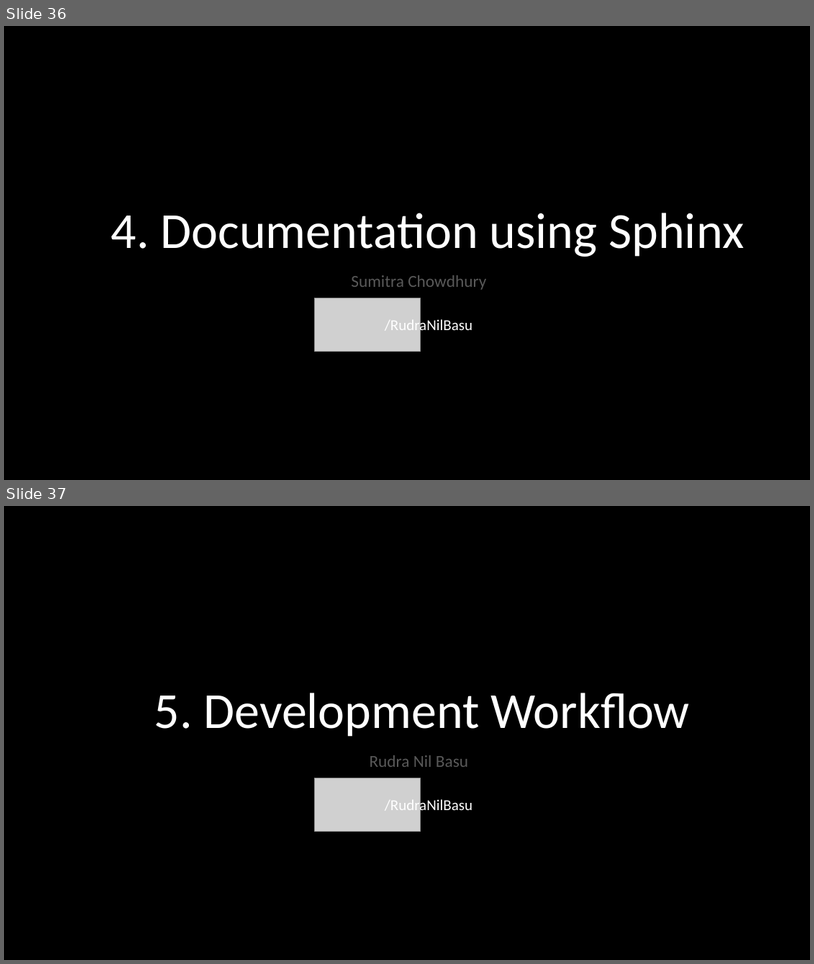
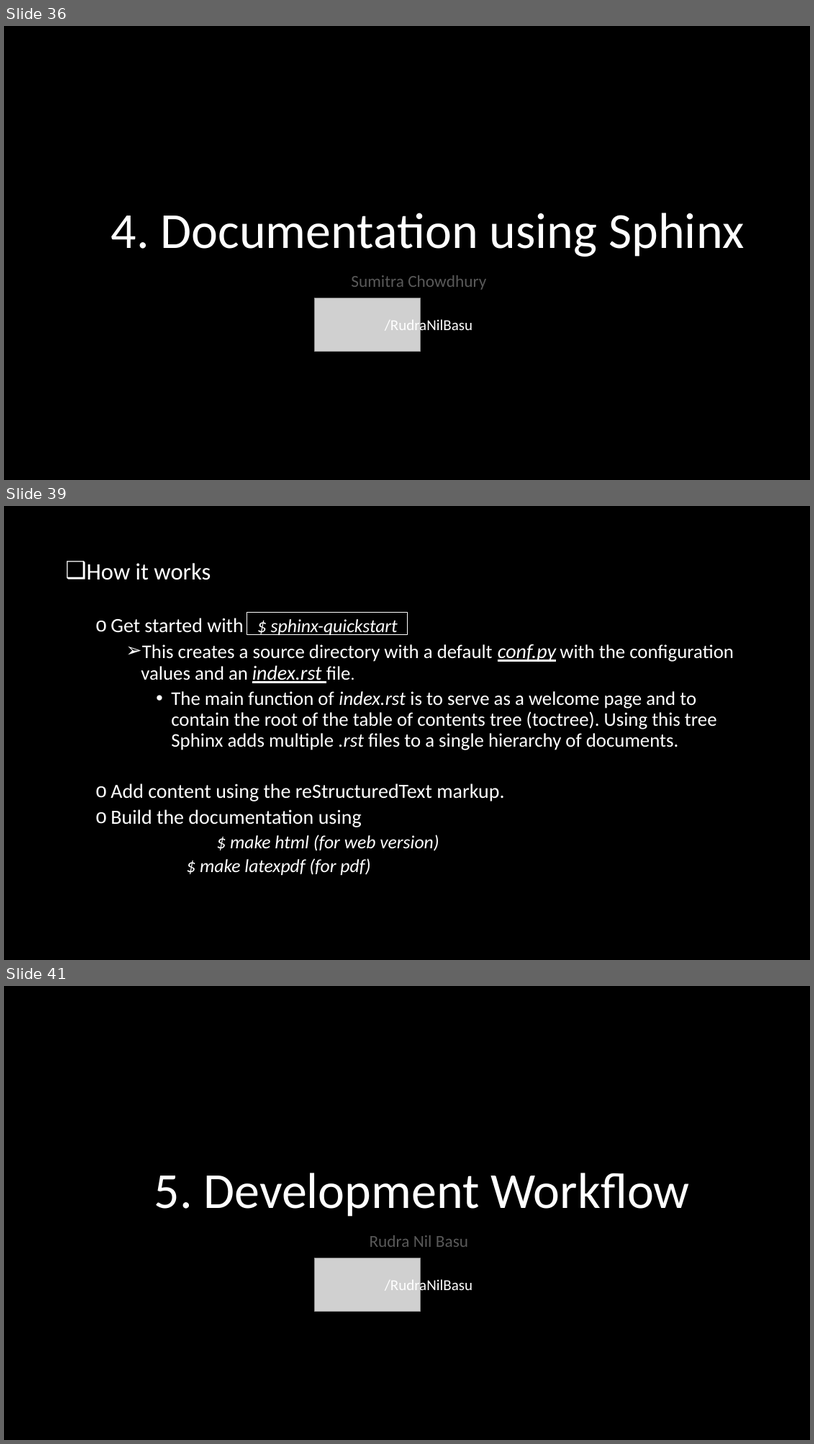
Before and after one commit to PhoenixRRDS/Presentation, a slide deck: The design and development of AIRYL.pptx. Shown one above the other, each under a label of ours: slides 36 and 37 before the commit, slides 36, 39 and 41 after it; the slides between them are not shown. The pictures are 814x964 and 814x1444 pixels, drawn with LibreOffice and Linux fonts; fonts in the diff are those of the drawing; grey boxes stand for pictures. Boxes give left, top, right and bottom in pixels: in the first picture for what was removed or moved away, otherwise in the second. Text is boxed around its words. In the diff, an @@ line names an element or a change of style, - is before the commit and + after.

Commit message:
Add Documentation

```diff
--- a/The design and development of AIRYL.pptx
+++ b/The design and development of AIRYL.pptx
@@ slide 39 added at <box>4,506,810,960</box>, background #000000 @@
@@ text added at <box>87,563,734,875</box>, 23 pt, text #FFFFFF @@
+❑ How it works
+  o Get started with $ sphinx-quickstart
+    ➢ This creates a source directory with a default conf.py with the configuration values and an index.rst file.
+      • The main function of index.rst is to serve as a welcome page and to contain the root of the table of contents tree (toctree). Using this tree Sphinx adds multiple .rst files to a single hierarchy of documents.
+  o Add content using the reStructuredText markup.
+  o Build the documentation using
+  $ make html (for web version)
+        $ make latexpdf (for pdf)
@@ rectangle added at <box>247,612,407,634</box>, outline #FFFFFF 0.75 pt @@
@@ what was slide 37 is now slide 41 @@
```
Also in this commit, not shown: 3 other slides added, 1 other file.
